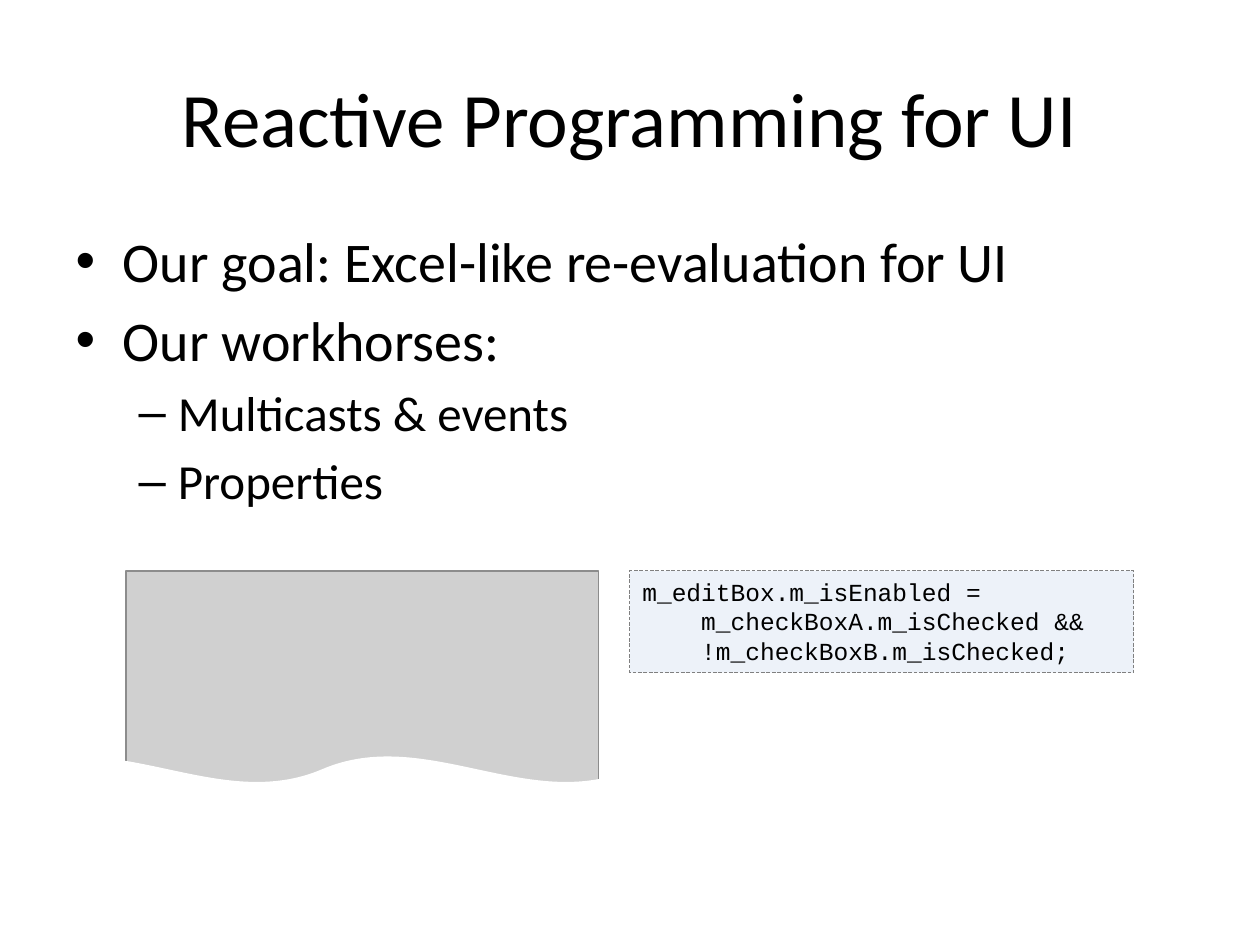
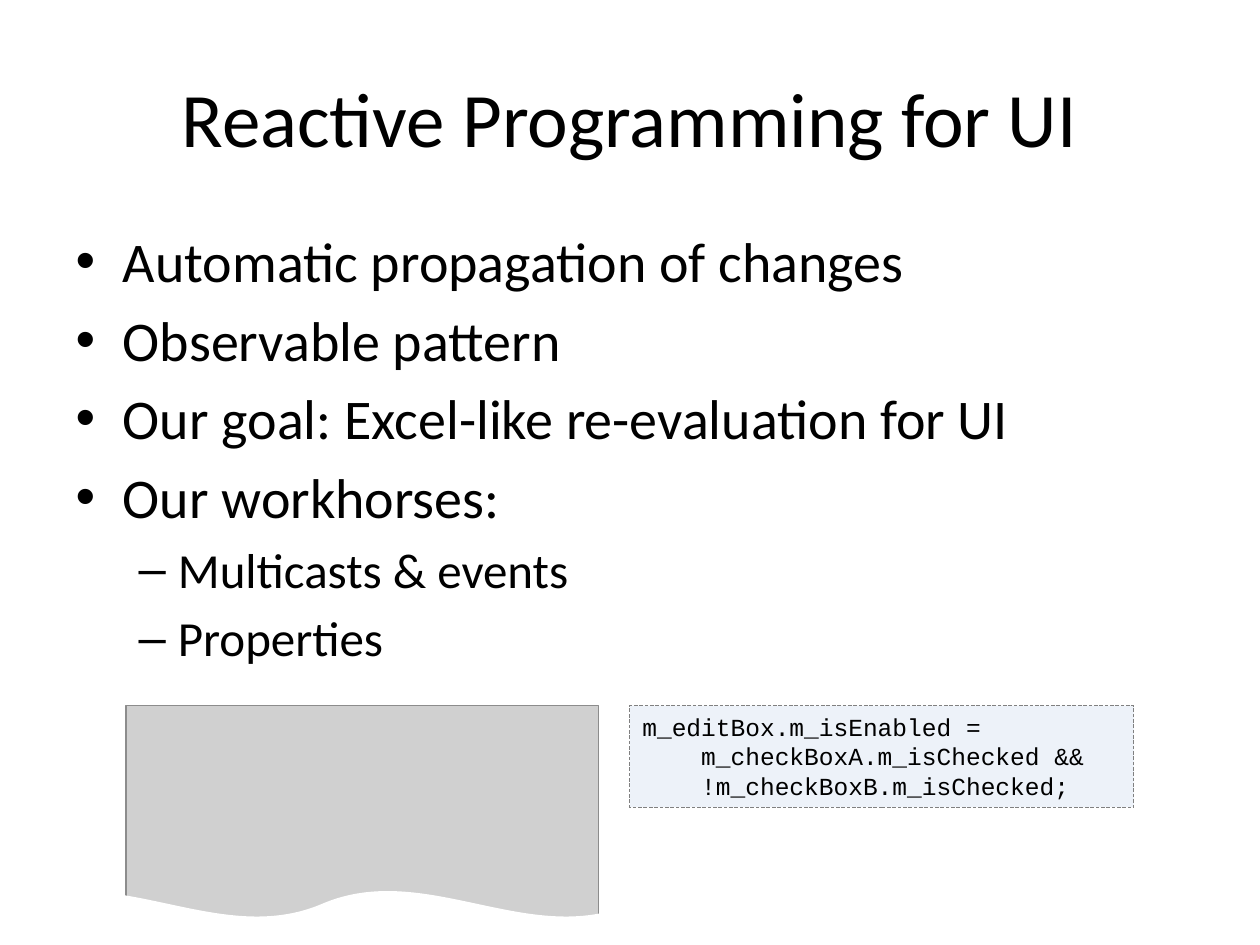
Before and after one commit to vovkos/jancy, a slide deck: slide 18 of doc/pres/Jancy FOSDEM 2016.pptx (slide 21 before the commit). Drawn at 1260x945 pixels with LibreOffice and Linux fonts; fonts in the diff are those of the drawing; grey boxes stand for pictures. Boxes give left, top, right and bottom in pixels: in the first picture for what was removed or moved away, otherwise in the second. Text is boxed around its words. In the diff, an @@ line names an element or a change of style, - is before the commit and + after.

```diff
--- a/doc/pres/Jancy FOSDEM 2016.pptx
+++ b/doc/pres/Jancy FOSDEM 2016.pptx
@@ text at [123, 243, 903, 370]: paragraphs added @@
+• Automatic propagation of changes
+• Observable pattern
@@ 1 picture, 1 rectangle, 1 double wave: place and size @@
-1 picture, 1 rectangle, 1 double wave at [13, 571, 1134, 945]
+1 picture, 1 rectangle, 1 double wave at [13, 706, 1134, 945]
```
Also in this commit, not shown: 7 other slides changed, 1 slide added, 1 slide removed, 2 other files.
